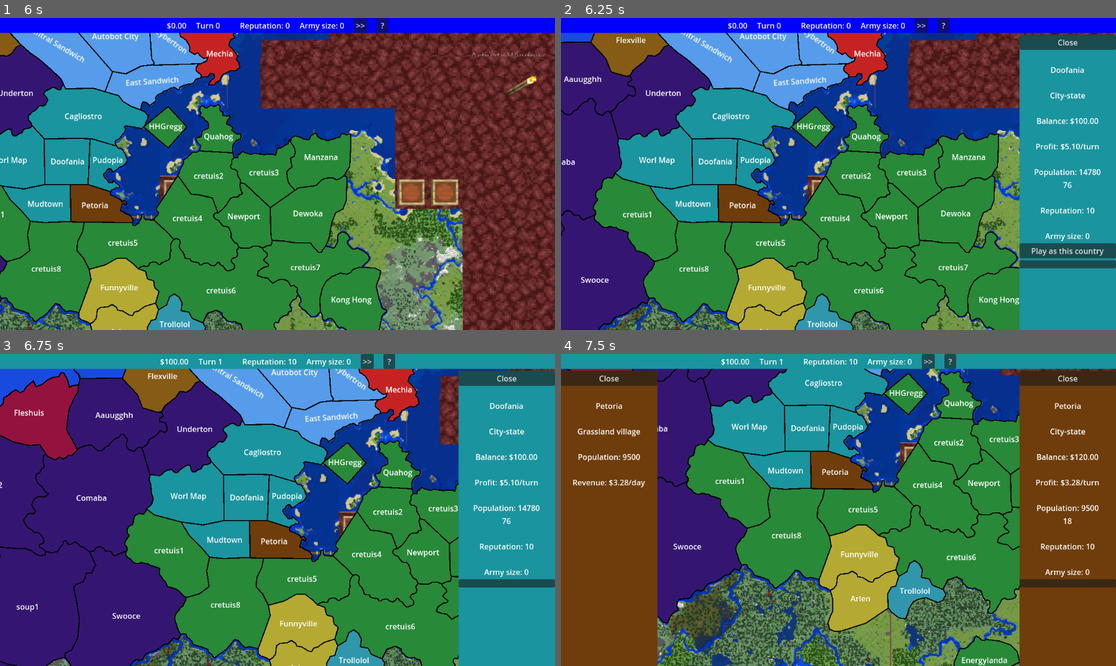
Above: before the commit, frames 1-4 (two rows, left to right).
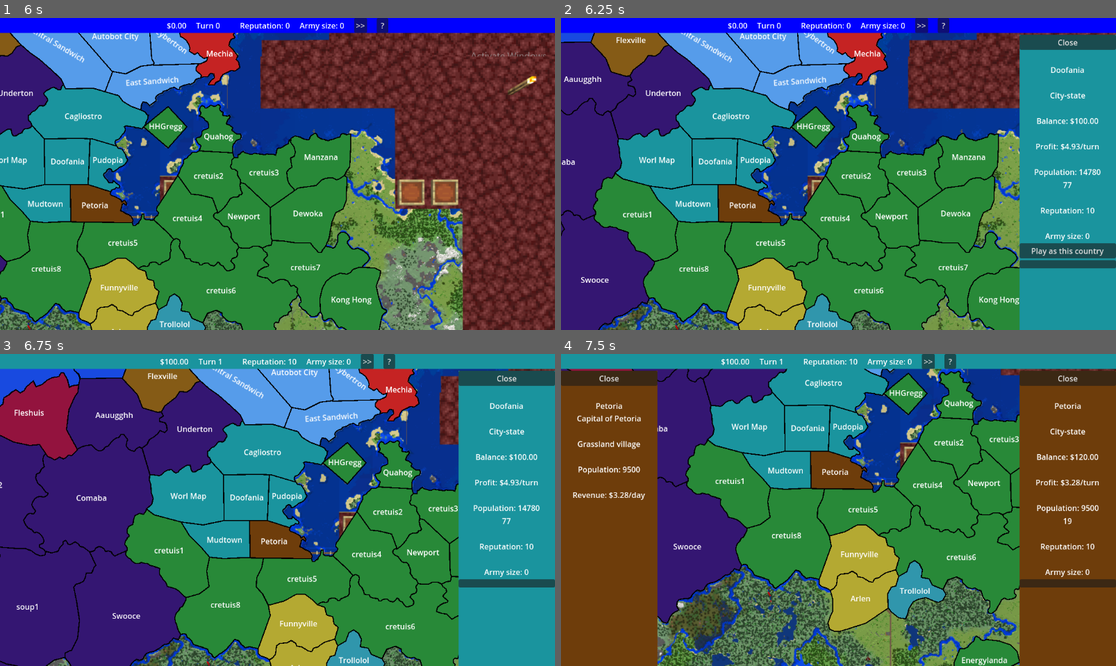
Above: after the commit, the same moments.

Repository: LN-Studios/silly-continent
Game: Godot game, scene res://scenes/root.tscn
The game is run twice, just before and just after one commit, with the same random seed, the same clock (stepped at 60 frames per second) and the same inputs.
Inputs (mouse positions are in pixels of both pictures, inside the frame that each line leads up to):
- Up to frame 1 (6 s): click ">>" at 0.5 s; click "?" at 1.25 s; tap Enter at 2 s; move the mouse to (399, 158) at 2.02 s; hold Right (right) 2.03-2.78 s; hold Right mouse button (click-right) 2.03-2.78 s; click (399, 158) at 2.17 s; move the mouse to (166, 189) at 2.77 s; hold Down (down) 2.78-3.53 s; click (166, 189) at 2.85 s; right-click (166, 189) at 3.05 s; move the mouse to (333, 105) at 3.52 s; hold Right (right) 3.53-4.28 s; hold Right mouse button (click-right) 3.53-4.28 s; move the mouse to (249, 236) at 4.27 s; hold Up (up) 4.28-5.03 s; tap Tab (tab) at 4.35 s; click (249, 236) at 4.42 s; right-click (249, 236) at 4.55 s; move the mouse to (444, 220) at 5.02 s; hold Right mouse button (click-right) 5.03-5.78 s; hold Left (left) from 5.03 s (still down); tap Mouse wheel up (zoom-in) at 5.1 s; tap Escape (escape) at 5.65 s; move the mouse to (111, 127) at 5.77 s; tap Mouse wheel down (zoom-out) at 5.85 s
- Up to frame 2 (6.25 s): keep holding Left (left); right-click (672, 127) at 6.05 s
- Up to frame 3 (6.75 s): release Left (left) at 6.5 s; click "Play as this country" at 6.5 s
- Up to frame 4 (7.5 s): tap Space at 7.25 s; move the mouse to (866, 510) at 7.27 s; hold Down (down) from 7.28 s (still down); hold Right mouse button (click-right) from 7.28 s (still down); click (866, 510) at 7.42 s

Frame 1 is identical in both runs. In frame 2, less than 0.1% of the frame differs, in the area x 90-94%, y 40-55%; in frame 3, less than 0.1%; in frame 4, 0.9%, in the area x 2-92%, y 19-55%.

Commit message:
two new events, misc bugfixes

Diff:
--- a/silly-continent/class/country.gd
+++ b/silly-continent/class/country.gd
@@ -36,12 +36,6 @@
 	data.capital = Lib.get_territ(data.capital_id)
 	set_govt(Lib.get_govt(data.govt_id))
 	color = ColorUtil.format_rgb(get_color_rgb())
-
-func entities_connected():
-	set_population()
-
-	compile_terr_tax(true)
-	compile_pop_change(true)
 
 func turn_phase_a(_turn):
 	set_balance()
@@ -185,7 +179,7 @@
 	return largest
 
 func is_unclaimed():
-	return get_id() == 1
+	return get_id() <= 1
 
 func mod_purge(name: String):
 	for mod in mods:
--- a/silly-continent/class/entity.gd
+++ b/silly-continent/class/entity.gd
@@ -43,3 +43,6 @@
 
 func get_data() -> Dictionary:
 	return data
+
+func get_description(alt_desc = "no description provided") -> String:
+	return data.get("description", alt_desc)
--- /dev/null
+++ b/silly-continent/class/event.gd
@@ -0,0 +1,15 @@
+class_name Event extends Entity
+
+func _init(_in_data = {}):
+	SignalBus.turn_phase_m.connect(new_turn)
+	super({})
+
+func new_turn(turn: int):
+	if (can_activate(turn)):
+		activate()
+
+func can_activate(_turn: int) -> bool:
+	return false
+
+func activate():
+	pass
--- a/silly-continent/class/modifier.gd
+++ b/silly-continent/class/modifier.gd
@@ -22,14 +22,15 @@
 	return duration
 
 func turn_phase_m(turn):
-	if (turn == 0):
-		pass
+	if (turn == 0 || is_infinite()):
+		return
 	duration -= 1
 	if (duration == 0):
 		remove_modifier()
 
 func remove_modifier():
-	mod_arr.erase(self)
+	if (mod_arr.has(self)):
+		mod_arr.erase(self)
 
 func is_infinite() -> bool:
 	return (duration < 0)
--- a/silly-continent/class/modifier_list.gd
+++ b/silly-continent/class/modifier_list.gd
@@ -18,7 +18,7 @@
 func get_mults(): return mults
 
 func set_const(name: String, value: float, duration = -1):
-	var mod = Modifier.new(mults, name, value, duration)
+	var mod = Modifier.new(consts, name, value, duration)
 	add_mod(consts, mod)
 
 func set_mult(name: String, value: float, duration = -1):
@@ -26,7 +26,7 @@
 	add_mod(mults, mod)
 
 ## makes a const modifier with a duration of 1
-func set_event(name: String, value: float):
+func set_action(name: String, value: float):
 	set_const(name, value, 1)
 
 func add_mod(arr: Array, mod: Modifier):
--- a/silly-continent/class/territory.gd
+++ b/silly-continent/class/territory.gd
@@ -5,7 +5,7 @@
 const tax_pop_scale = .0003
 const cost_dist_scale = .0001
 const cost_pop_scale = .005
-const pop_local_econ_scale = 0.1
+const pop_local_econ_scale = 0.333
 const pop_natl_econ_scale = 0.15
 
 var territ_data = {
@@ -116,7 +116,7 @@
 	return node.get_position()
 
 func get_capital_distance():
-	if (!has_country()): return 0
+	if (is_unclaimed()): return 0
 	return get_position().distance_to(get_country().get_capital().get_position())
 
 func set_country(c):
@@ -131,14 +131,16 @@
 
 func has_country() -> bool:
 	if (get_country() == null): return false
+	return !is_unclaimed()
+
+func is_unclaimed() -> bool:
 	return get_country().is_unclaimed()
 
 func is_capital() -> bool:
 	if (!has_country()): return false
 	return get_country().get_capital() == self
 
-func is_unclaimed() -> bool:
-	return get_country().is_unclaimed()
+
 
 func mod_purge(effect_name: String):
 	for mod in mods:
--- a/silly-continent/events/events.gd
+++ /dev/null
@@ -1,12 +0,0 @@
-class_name Events extends Node
-
-func _ready():
-	SignalBus.game_start.connect(_start)
-	SignalBus.new_year.connect(_year)
-
-func _start(country):
-	SignalBus.spawn_exodus.emit(0.5)
-
-func _year(year):
-	if year >= 5:
-		SignalBus.end_spawn_exodus.emit()
--- /dev/null
+++ b/silly-continent/events/pop_boom.gd
@@ -0,0 +1,33 @@
+class_name PopBoom extends Event
+
+
+var default_data = {
+	id = 2,
+	name = "Population Boom",
+	description = "The word has spread that this territory is the place to be!"
+}
+
+const duration_min = 3
+const duration_max = 5
+const pop_threshold = 1000
+const mult = 0.5
+
+func _init(in_data = {}):
+	data.merge(default_data, true)
+	data.merge(in_data, true)
+	super(data)
+
+func can_activate(_turn: int) -> bool:
+	return (randi_range(0, 3) == 0)
+
+func activate():
+	var valid_territs = Filter.filter_array(Lib.territs.values(), is_valid)
+	var target = Filter.select_random(valid_territs)
+	print("%s has a %s" % [target.get_name(), get_name()])
+	target.get_pop_mod().set_mult(get_name(), mult, random_duration())
+
+func is_valid(territ: Territory) -> bool:
+	return (territ.has_country() && territ.get_pop() >= pop_threshold)
+
+func random_duration() -> int:
+	return randi_range(duration_min, duration_max)
--- /dev/null
+++ b/silly-continent/events/spawn_exodus.gd
@@ -0,0 +1,37 @@
+class_name SpawnExodus extends Event
+
+#gain: cunnington, slamong city, autobot city, squam
+#minor loss: worl map, pudopia, cagliostro,  mudtown
+#major loss: doofania
+var territs = {
+	"13" = 100,
+	"25" = 100,
+	"60" = 100,
+	"72" = 100,
+	"3" = -50,
+	"4" = -50,
+	"5" = -50,
+	"6" = -50,
+	"1" = -200
+}
+
+var default_data = {
+	id = 1,
+	name = "Spawn Exodus",
+	description = "Overcrowding in the city of Doofania has caused many of its population to leave for other growing cities."
+}
+
+const start_turn = 2
+const duration = 10
+
+func _init(in_data = {}):
+	data.merge(default_data, true)
+	data.merge(in_data, true)
+	super(data)
+
+func can_activate(turn: int) -> bool:
+	return (turn == start_turn)
+
+func activate():
+	for id in territs.keys():
+		Lib.get_territ(int(id)).get_pop_mod().set_const(get_name(), territs[id], 10)
--- a/silly-continent/global/signal_bus.gd
+++ b/silly-continent/global/signal_bus.gd
@@ -6,7 +6,7 @@
 
 #new turn, carried out in phases in alphabet order
 signal turn_phase_a(turn) #update country/territ vars
-signal turn_phase_m(turn) #tick down modifier duration, erase expired mods
+signal turn_phase_m(turn) #tick down modifier duration, erase expired mods, activate new events
 signal turn_phase_t(turn) #recompile incoming changes for next turn
 signal turn_phase_z(turn) #display new data
 
@@ -22,9 +22,8 @@
 #game signals
 signal finish_loading()
 signal entities_connected()
+signal all_nodes_loaded()
 signal game_start(country)
-signal pause()
-signal unpause()
 
 #scripted events
 signal spawn_exodus(rate)
--- a/silly-continent/library/lib.gd
+++ b/silly-continent/library/lib.gd
@@ -34,6 +34,11 @@
 	Swamp.new()
 ]
 
+var event_arr = [
+	SpawnExodus.new(),
+	PopBoom.new()
+]
+
 func add_item(item: Entity, dict: Dictionary, overwrite = false):
 	var key = item.get_id()
 	if dict.has(key):
@@ -47,16 +52,19 @@
 		print("Entity with ID %d not found" % id)
 	return item
 
-func get_country(id):
+func has_item(id: int, dict: Dictionary) -> bool:
+	return dict.has(id)
+
+func get_country(id) -> Country:
 	return get_item(id, countries)
 
-func get_govt(id):
+func get_govt(id) -> GovtType:
 	return get_item(id, govts)
 
-func get_terrain(id):
+func get_terrain(id) -> Terrain:
 	return get_item(id, terrains)
 
-func get_territ(id):
+func get_territ(id) -> Territory:
 	return get_item(id, territs)
 
 ##creates a default of each entity
--- a/silly-continent/main/main.gd
+++ b/silly-continent/main/main.gd
@@ -13,12 +13,12 @@
 
 func _ready() -> void:
 	SignalBus.game_start.connect(_start)
+	SignalBus.all_nodes_loaded.connect(advance_turn)
 	#Lib.add_defaults()
 	save_state()
 	load_state()
 
 func _start(country):
-	turn = 1
 	game_started = true
 	user = User.new(country)
 
--- /dev/null
+++ b/silly-continent/main/root.gd
@@ -0,0 +1,4 @@
+extends Node
+
+func _ready():
+	SignalBus.all_nodes_loaded.emit()
--- a/silly-continent/menu/menu_terr.gd
+++ b/silly-continent/menu/menu_terr.gd
@@ -24,7 +24,7 @@
 		box.set_color(ty.get_country().get_color())
 		nameLabel.text = "\n" + ty.get_name()
 		if (ty.is_capital()):
-			nameLabel.text += "\nCapital of " + ty.get_country().get_countryName()
+			nameLabel.text += "\nCapital of " + ty.get_country().get_name()
 		terrainLabel.text = "\n" + ty.get_terrain_name().capitalize() + " " + ty.get_size()
 		territory = ty
 		box.set_visible(true)
--- a/silly-continent/menu/pause.gd
+++ b/silly-continent/menu/pause.gd
@@ -1,21 +1 @@
 extends PopupPanel
-
-
-func _ready() -> void:
-	SignalBus.game_start.connect(_start)
-
-func _start(country):
-	SignalBus.pause.connect(_pause)
-	SignalBus.unpause.connect(_unpause)
-
-func _pause():
-	#visible = true
-	pass
-
-func _unpause():
-	#visible = false
-	pass
-
-func _resume():
-	#SignalBus.unpause.emit()
-	pass
--- a/silly-continent/menu/top_hud.gd
+++ b/silly-continent/menu/top_hud.gd
@@ -18,7 +18,8 @@
 	update_values(country)
 
 func turn_phase_z(_turn):
-	update_values(Main.get_user_country())
+	if (Main.game_is_started()):
+		update_values(Main.get_user_country())
 
 func update_values(country: Country):
 	set_turn(Main.get_turn())
--- a/silly-continent/project.godot
+++ b/silly-continent/project.godot
@@ -17,11 +17,12 @@
 
 [autoload]
 
-Main="*res://main/main.gd"
 SignalBus="*res://global/signal_bus.gd"
 Terms="*res://global/terms.gd"
 FileUtil="*res://util/file_util.gd"
 Lib="*res://library/lib.gd"
+Filter="*res://util/filter.gd"
+Main="*res://main/main.gd"
 
 [file_customization]
 
--- a/silly-continent/scenes/root.tscn
+++ b/silly-continent/scenes/root.tscn
@@ -1,5 +1,6 @@
-[gd_scene load_steps=7 format=3 uid="uid://tj3ccedc1v48"]
-
+[gd_scene load_steps=8 format=3 uid="uid://tj3ccedc1v48"]
+
+[ext_resource type="Script" path="res://main/root.gd" id="1_bshh1"]
 [ext_resource type="Texture2D" uid="uid://c5m1cm5vgv8j4" path="res://Screenshot 2025-01-03 013136.png" id="2_bg3r2"]
 [ext_resource type="Texture2D" uid="uid://x5jxw1obu8if" path="res://Screenshot 2025-01-03 013150.png" id="3_mlogu"]
 [ext_resource type="Script" path="res://util/territory_node.gd" id="4_2iwvr"]
@@ -8,6 +9,7 @@
 [ext_resource type="PackedScene" uid="uid://d2p7ta7w0rlu" path="res://scenes/popup.tscn" id="29_bs6ov"]
 
 [node name="main" type="Node"]
+script = ExtResource("1_bshh1")
 
 [node name="map" type="Node2D" parent="."]
 position = Vector2(1, -1)
--- /dev/null
+++ b/silly-continent/util/filter.gd
@@ -0,0 +1,24 @@
+extends Node
+
+## filter to exclude self from selection
+func exclude_self(obj_self: Object) -> Callable:
+	return (func(obj_comp: Object): return obj_self != obj_comp)
+
+## make new array only with elements that return true from `filter`
+func filter_array(arr: Array, filter: Callable) -> Array:
+	var new_arr = []
+	for item in arr:
+		if (filter.call(item)):
+			new_arr.append(item)
+	return new_arr
+
+## returns new array that is a copy of `arr`, sorted by filter
+func sort_array(arr: Array, filter: Callable) -> Array:
+	var sorted = []
+	sorted.append_array(arr)
+	sorted.sort_custom(filter)
+	return sorted
+
+func select_random(arr: Array) -> Variant:
+	var index = randi_range(0, arr.size() - 1)
+	return arr[index]
--- a/silly-continent/util/territory_node.gd
+++ b/silly-continent/util/territory_node.gd
@@ -43,6 +43,9 @@
 	else:
 		shape.color = default_color
 
+func get_position():
+	return shape.get_position()
+
 func _on_input_event(_viewport: Node, _event: InputEvent, _shape_idx: int) -> void:
 	if (Input.is_action_pressed('click-left')):
 		SignalBus.open_terr_menu.emit(self.territory)
